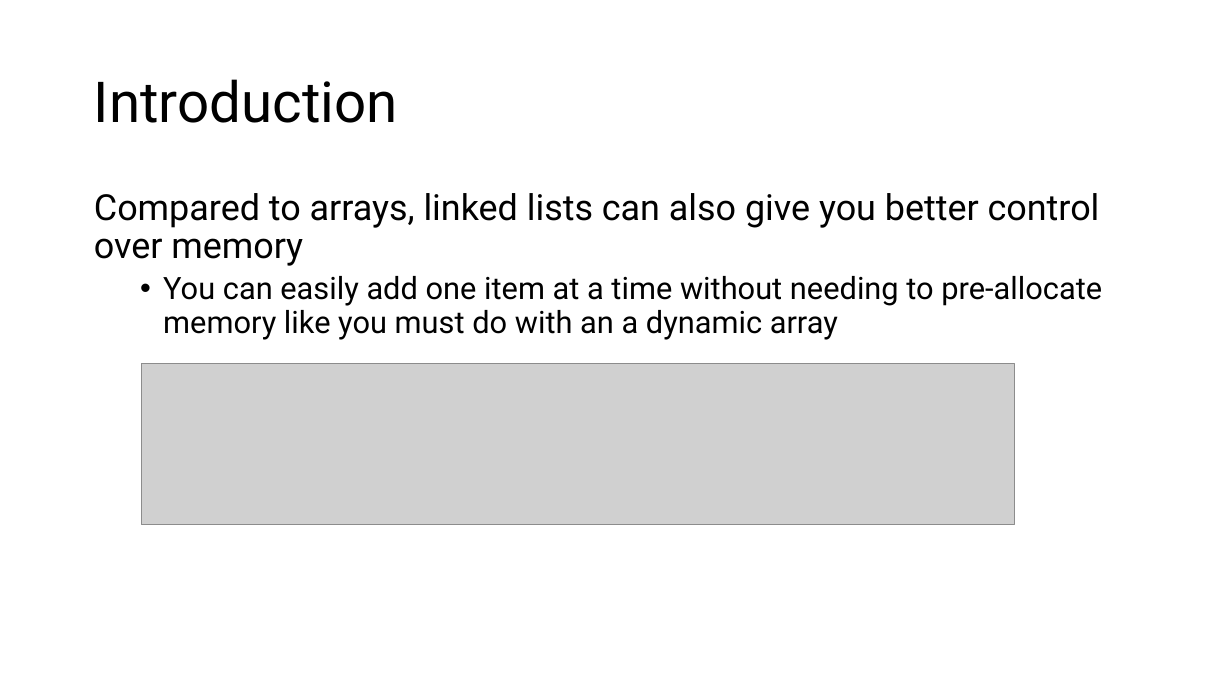
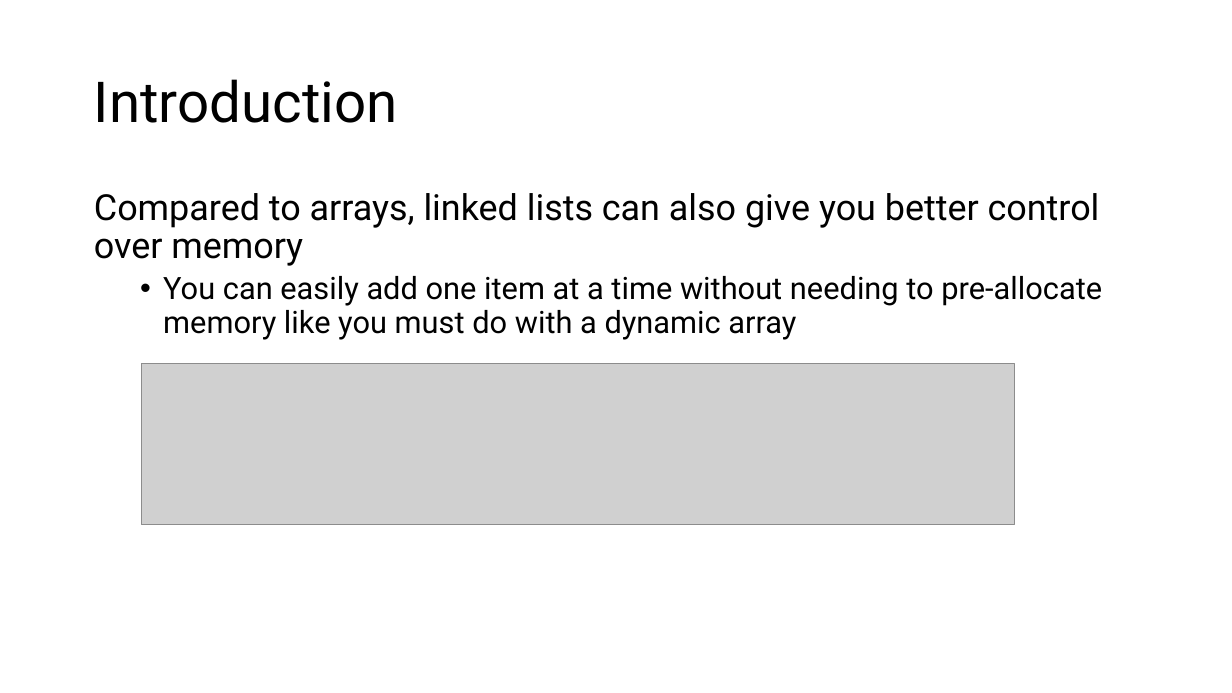
Before and after one commit to sotasota-sfu/cmpt225Summer2026, a slide deck: slide 4 of lectures/lecture2_3/lecture2.pptx. Drawn at 1232x693 pixels with LibreOffice and Linux fonts; fonts in the diff are those of the drawing; grey boxes stand for pictures. Boxes give left, top, right and bottom in pixels: in the first picture for what was removed or moved away, otherwise in the second. Text is boxed around its words. In the diff, an @@ line names an element or a change of style, - is before the commit and + after.

```diff
--- a/lectures/lecture2_3/lecture2.pptx
+++ b/lectures/lecture2_3/lecture2.pptx
@@ text at [163, 276, 1102, 340]: text changed @@
-  • You can easily add one item at a time without needing to pre-allocate memory like you must do with an a dynamic array
+  • You can easily add one item at a time without needing to pre-allocate memory like you must do with a dynamic array
```
Also in this commit, not shown: 4 other slides changed, 4 slides added, 24 other files.
